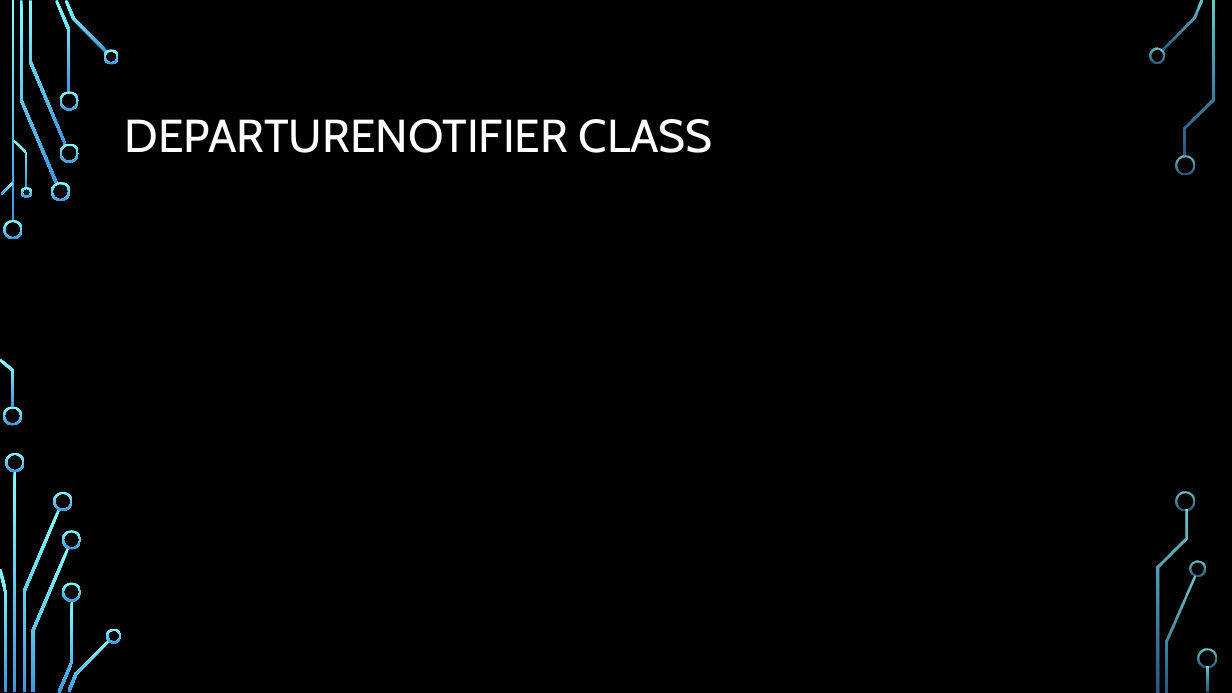
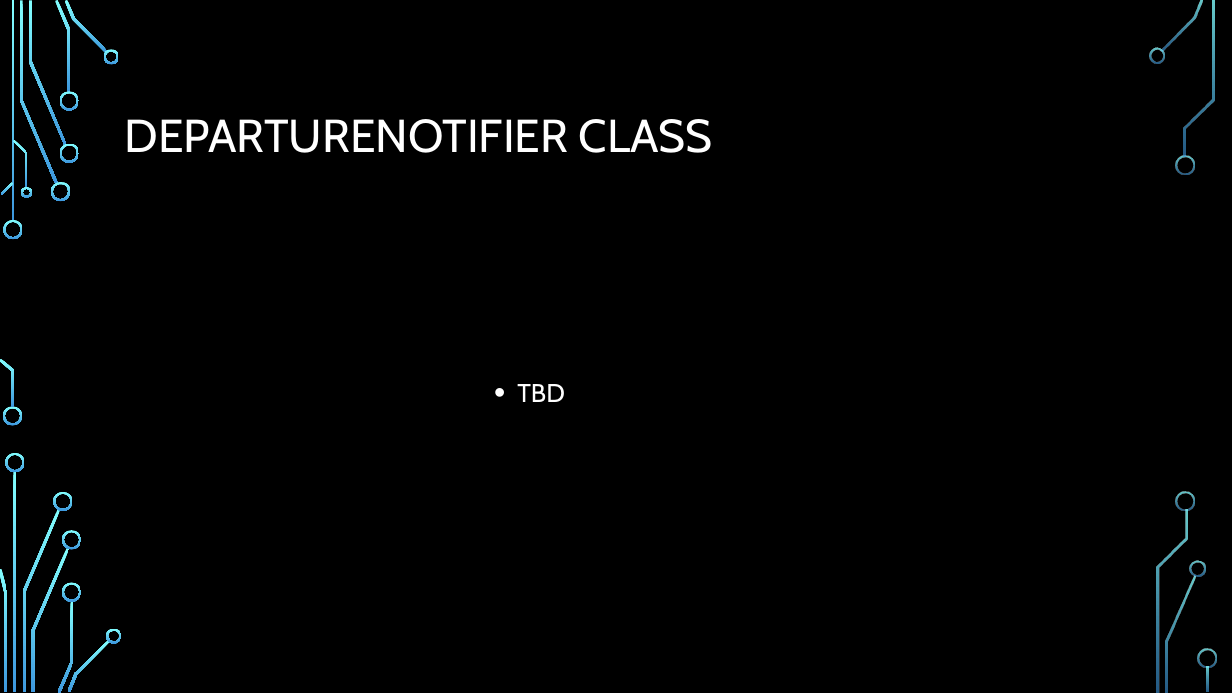
Before and after one commit to Scarabyte/SSW690-Project, a slide deck: slide 13 of docs/Computer Vision Driving Aids Design Review.pptx. Drawn at 1232x693 pixels with LibreOffice and Linux fonts; fonts in the diff are those of the drawing; background and template pictures are left out. Boxes give left, top, right and bottom in pixels: in the first picture for what was removed or moved away, otherwise in the second. Text is boxed around its words. In the diff, an @@ line names an element or a change of style, - is before the commit and + after.

Commit message:
added diagrams for two classes

```diff
--- a/docs/Computer Vision Driving Aids Design Review.pptx
+++ b/docs/Computer Vision Driving Aids Design Review.pptx
@@ text added at [517, 384, 565, 402], 20 pt, text #FFFFFF @@
+                • TBD
```
Also in this commit, not shown: 2 other slides changed.
